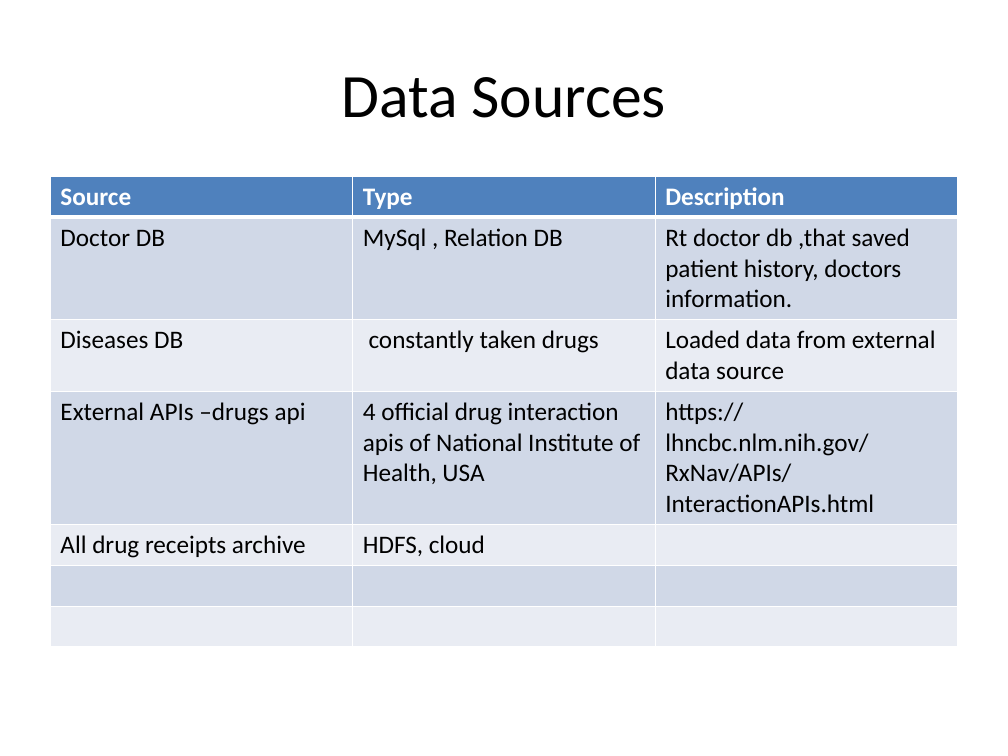
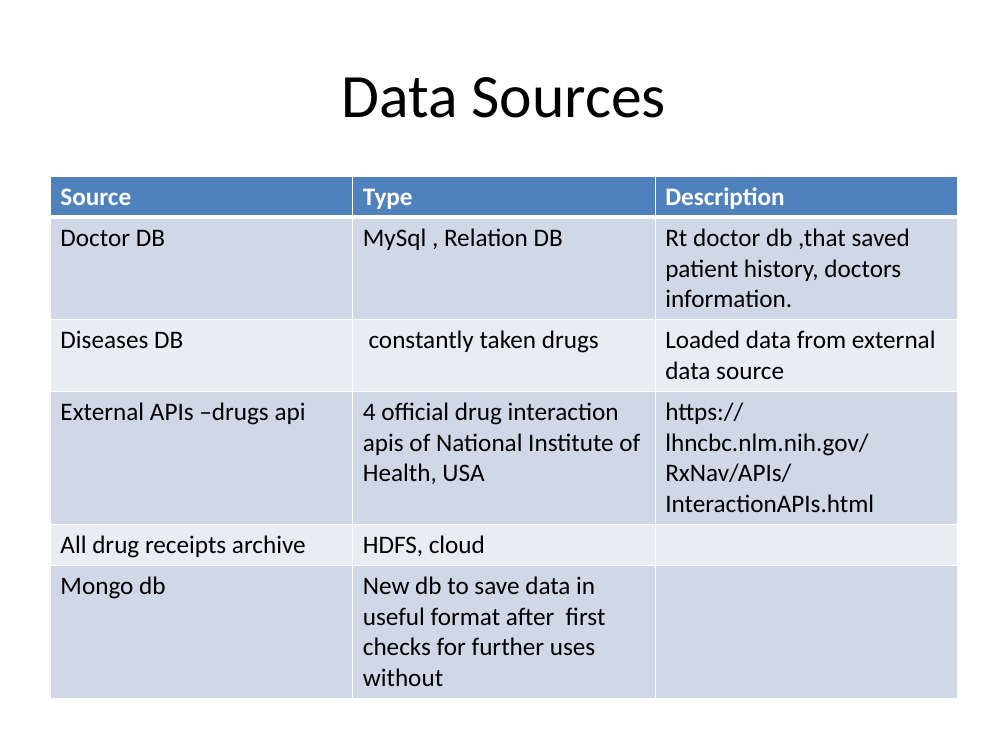
Before and after one commit to katkovOlga/nayaProject, a slide deck: slide 10 of FinalProject.pptx (slide 6 before the commit). Drawn at 1008x756 pixels with LibreOffice and Linux fonts; fonts in the diff are those of the drawing. Boxes give left, top, right and bottom in pixels: in the first picture for what was removed or moved away, otherwise in the second. Text is boxed around its words. In the diff, an @@ line names an element or a change of style, - is before the commit and + after.

```diff
--- a/FinalProject.pptx
+++ b/FinalProject.pptx
@@ table at bbox=[50, 176, 958, 690] @@
-row 6:  |  | 
-row 7:  |  | 
+row 6: Mongo db | New db to save data in useful format after first checks for further uses without | 
```
Also in this commit, not shown: 7 other slides changed, 1 slide added, 1 slide removed, 6 other files.
